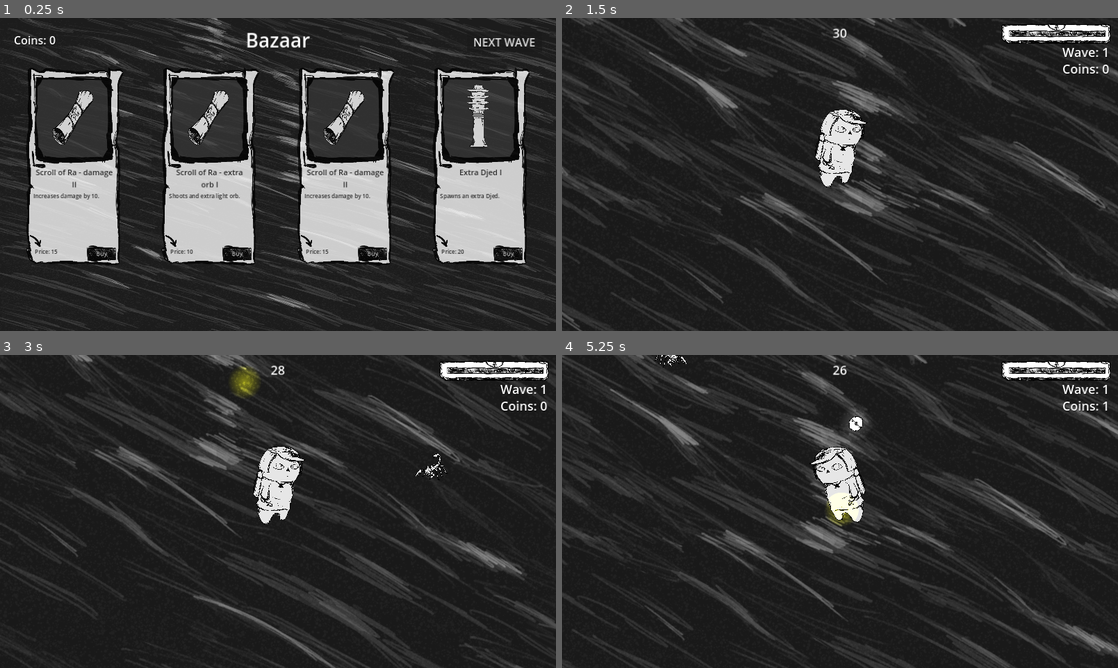
Above: before the commit, frames 1-4 (two rows, left to right).
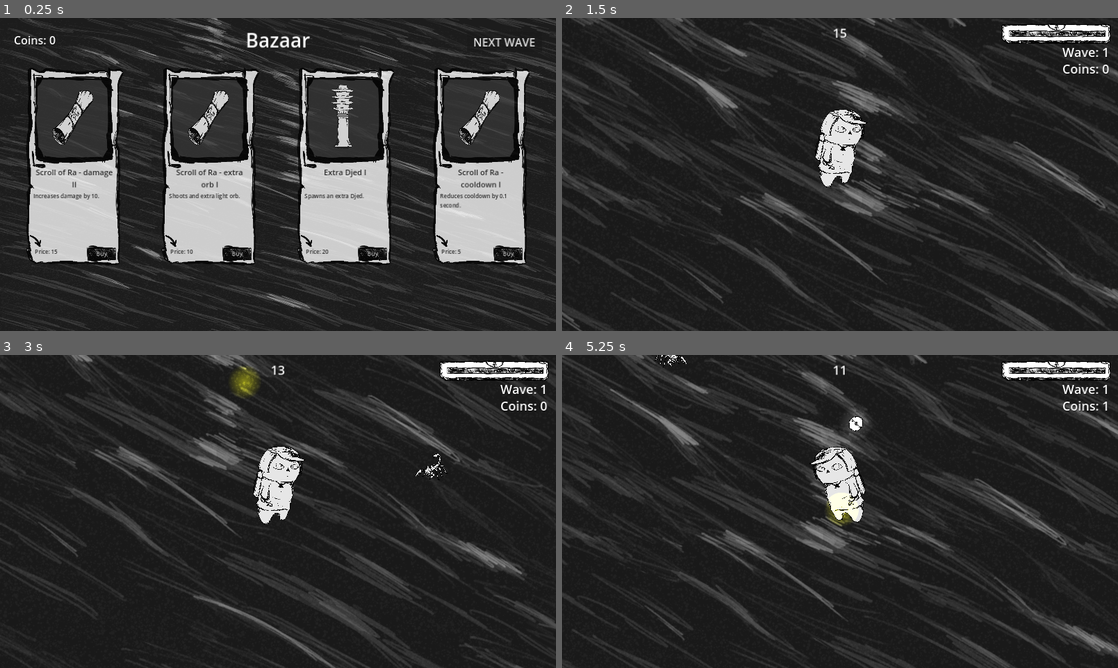
Above: after the commit, the same moments.

Repository: badzianga/johnnys-bazaar-adventure
Game: Godot game, scene res://Scenes/Bazaar/bazaar.tscn
Same seed, same stepped clock (60 frames per second), same inputs: the game is played once before the commit and once after it. This scene is started directly instead of the project's main scene.
Inputs:
- Up to frame 1 (0.25 s): no input
- Up to frame 2 (1.5 s): click "NEXT WAVE" at 0.5 s; hold D (right) from 1.28 s (still down); tap Space (accept) at 1.35 s
- Up to frame 3 (3 s): release D (right) at 2.03 s; hold S (down) 2.03-2.78 s; tap Space (accept) at 2.1, 2.85 s; hold D (right) from 2.78 s (still down)
- Up to frame 4 (5.25 s): release D (right) at 3.53 s; hold W (up) 3.53-4.28 s; tap Space (accept) at 3.6, 4.35, 5.1 s; hold A (left) from 4.28 s (still down)

The runs differ from the first frame. In frame 1, 1.8% of the frame differs, in the area x 54-91%, y 21-76%; in frame 2, less than 0.1%; in frame 3, less than 0.1%; in frame 4, less than 0.1%.

Commit message:
Retrieving not collected coins and shop fix

Diff:
--- a/Scenes/Bazaar/bazaar.gd
+++ b/Scenes/Bazaar/bazaar.gd
@@ -6,17 +6,24 @@
 @onready var container := $Background/Container
 @onready var coins_label := $Background/CoinsLabel
 
+
 func _ready() -> void:
 	coins_label.text = "Coins: " + str(GameController.coins)
 	for i in range(4):
 		_create_option()
 
+	print("Available upgrades after creation: ", len(Upgrades.available_upgrades))
+
 
 func _create_option(delayed: bool = false) -> void:
+	if len(Upgrades.available_upgrades) <= 0:
+		return
 	var option := ItemOptionScene.instantiate()
 	option.set_info(Upgrades.available_upgrades.pick_random())
 	option.item_purchased.connect(_on_item_purchased)
 	option.display(delayed)
+	# I don't want to create few entries of the same upgrade, so this is necessary
+	GameController.remove_available_upgrade(option.item_id)
 	container.add_child(option)
 
 
@@ -25,11 +32,15 @@
 	GameController.purchased_upgrades.append(item_option.item_name)
 	GameController.upgrade_character(item_option.item_id)
 	coins_label.text = "Coins: " + str(GameController.coins)
-	GameController.remove_available_upgrade(item_option.item_id)
-	print(len(Upgrades.available_upgrades))
+	# I'm removing it from here and adding it to _create_option()
+	#GameController.remove_available_upgrade(item_option.item_id)
 	item_option.delete()
 	_create_option(true)
 
 
 func _on_next_wave_button_pressed() -> void:
+	# After the bazaar and just before the next wave, retrieve left options
+	# and add them again to available_upgrades
+	for option in container.get_children():
+		Upgrades.available_upgrades.append(option.data)
 	GameController.back_to_world()
--- a/Scenes/UI/item_option.gd
+++ b/Scenes/UI/item_option.gd
@@ -3,6 +3,8 @@
 
 
 signal item_purchased(item_option: ItemOption)
+
+var data: Dictionary  # too lazy, memory will suffer from it but I don't have much time
 
 var item_id: int
 var item_name: StringName
@@ -17,6 +19,7 @@
 
 
 func set_info(item_info: Dictionary) -> void:
+	data = item_info
 	$Icon.texture = load("res://Assets/Items/" + item_info["Icon"])
 	item_name = item_info["Name"]
 	$Name.text = item_name
--- a/Scenes/World/test_world.gd
+++ b/Scenes/World/test_world.gd
@@ -2,14 +2,26 @@
 
 
 const DjedScene := preload("res://Scenes/Djed/djed.tscn")
+const CoinScene := preload("res://Scenes/Loot/coin.tscn")
 
 
 func _ready() -> void:
 	for _i in range(PlayerUpgrades.djeds):
 		_spawn_djed()
 
+	var loot := $Loot
+	for _i in range(GameController.coins_left):
+		_spawn_coin(loot)
+
 
 func _spawn_djed() -> void:
 	var djed := DjedScene.instantiate()
 	djed.global_position = Vector2(randf_range(750.0, 1750.0), randf_range(750.0, 1750.0))
 	add_child(djed)
+
+
+func _spawn_coin(loot: Node2D) -> void:
+	var coin := CoinScene.instantiate()
+	coin.global_position = Vector2(randf_range(750.0, 1750.0), randf_range(750.0, 1750.0))
+	coin.rotation_degrees = randf_range(-180.0, 180.0)
+	loot.add_child(coin)
--- a/Singletons/game_controller.gd
+++ b/Singletons/game_controller.gd
@@ -1,7 +1,7 @@
 extends Node
 
 
-const WAVE_TIMES: Array[int] = [0, 30, 30, 35, 40, 50]
+const WAVE_TIMES: Array[int] = [0, 15, 20, 35, 40, 50]
 const BazaarScene := preload("res://Scenes/Bazaar/bazaar.tscn")
 const WorldScene := preload("res://Scenes/World/test_world.tscn")
 const ResultScreenScene := preload("res://Scenes/ResultScreen/result_screen.tscn")
@@ -11,6 +11,7 @@
 var player: CharacterBody2D
 var enemies: Array[Enemy]
 var purchased_upgrades: Array[StringName]
+var coins_left := 0
 
 @onready var timer := $Timer
 @onready var music_player := $MusicPlayer
@@ -83,8 +84,13 @@
 	back_to_world()
 
 
+func _retrieve_coins_left() -> void:
+	coins_left = get_tree().get_first_node_in_group("Loot").get_child_count()
+
 
 func _on_timer_timeout() -> void:
+	_retrieve_coins_left()
+
 	current_wave += 1
 	if current_wave >= len(WAVE_TIMES):
 		go_to_result_screen()
